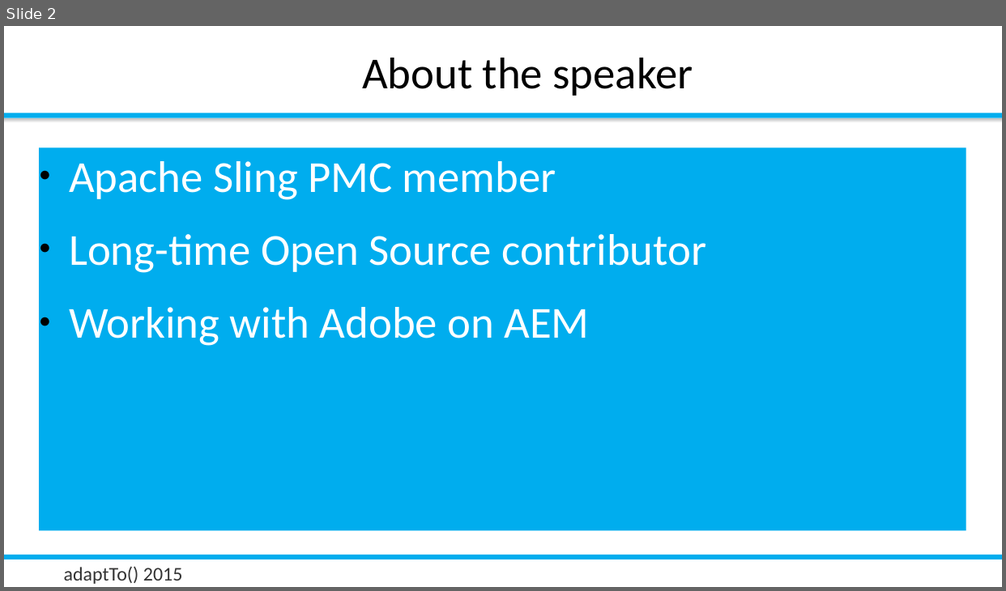
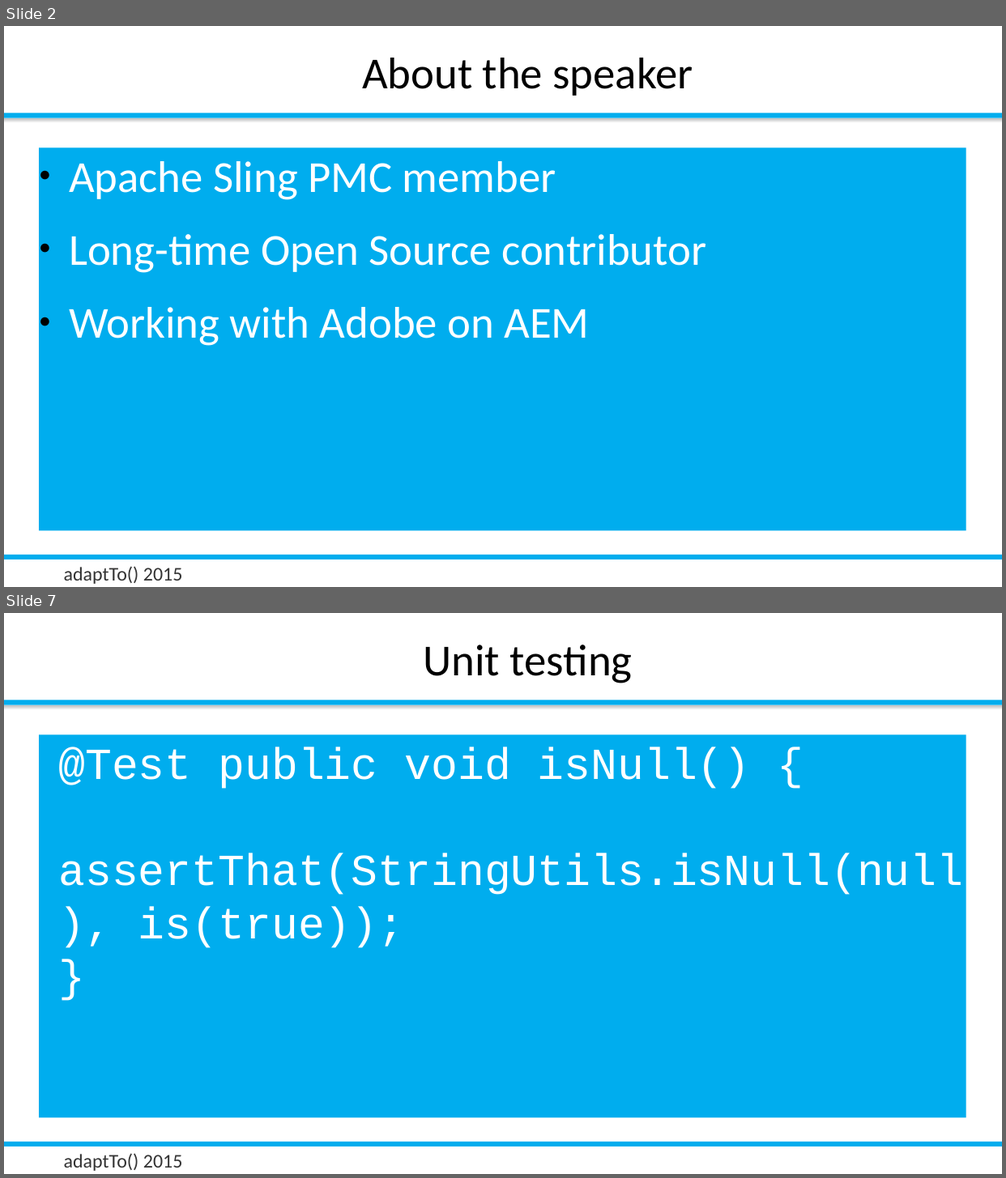
Before and after one commit to rombert/talks, a slide deck: adaptTo2015/How_Do_I_Test_My_Sling_Application-Robert_Munteanu.odp. Shown one above the other, each under a label of ours: slide 2 before the commit, slides 2 and 7 after it; the slides between them are not shown. The pictures are 1006x591 and 1006x1178 pixels, drawn with LibreOffice and Linux fonts; fonts in the diff are those of the drawing; background and template pictures are left out. Boxes give left, top, right and bottom in pixels: in the first picture for what was removed or moved away, otherwise in the second. Text is boxed around its words. In the diff, an @@ line names an element or a change of style, - is before the commit and + after.

```diff
--- a/adaptTo2015/How_Do_I_Test_My_Sling_Application-Robert_Munteanu.odp
+++ b/adaptTo2015/How_Do_I_Test_My_Sling_Application-Robert_Munteanu.odp
@@ slide 7 added at box(4, 613, 1002, 1174), background #FFFFFF; not listed: 4 template elements that a slide beside it also shows @@
@@ title added at box(424, 645, 633, 683), 32 pt, text #000000 @@
+Unit testing
@@ text added at box(39, 735, 966, 1118), fill #00ADEE, 32 pt, text #FFFFFF @@
+@Test public void isNull() {
+assertThat(StringUtils.isNull(null), is(true));
+}
```
Also in this commit, not shown: 1 slide changed, 18 other slides added, 2 slides removed, 10 other files.
